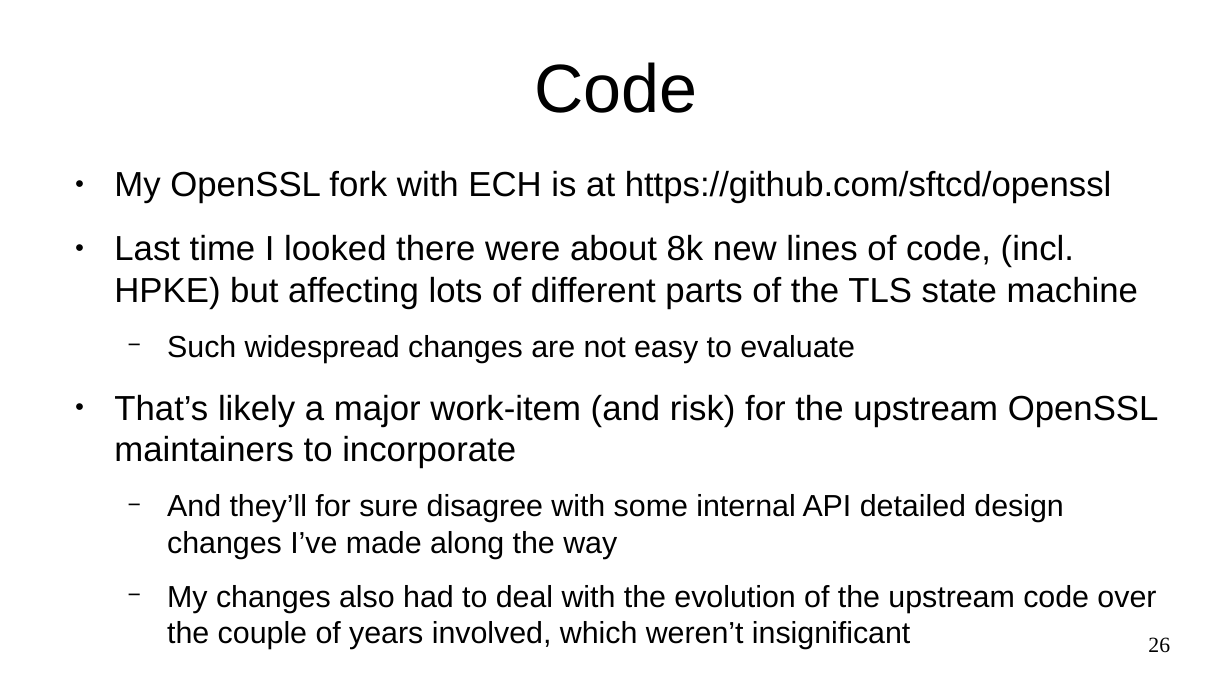
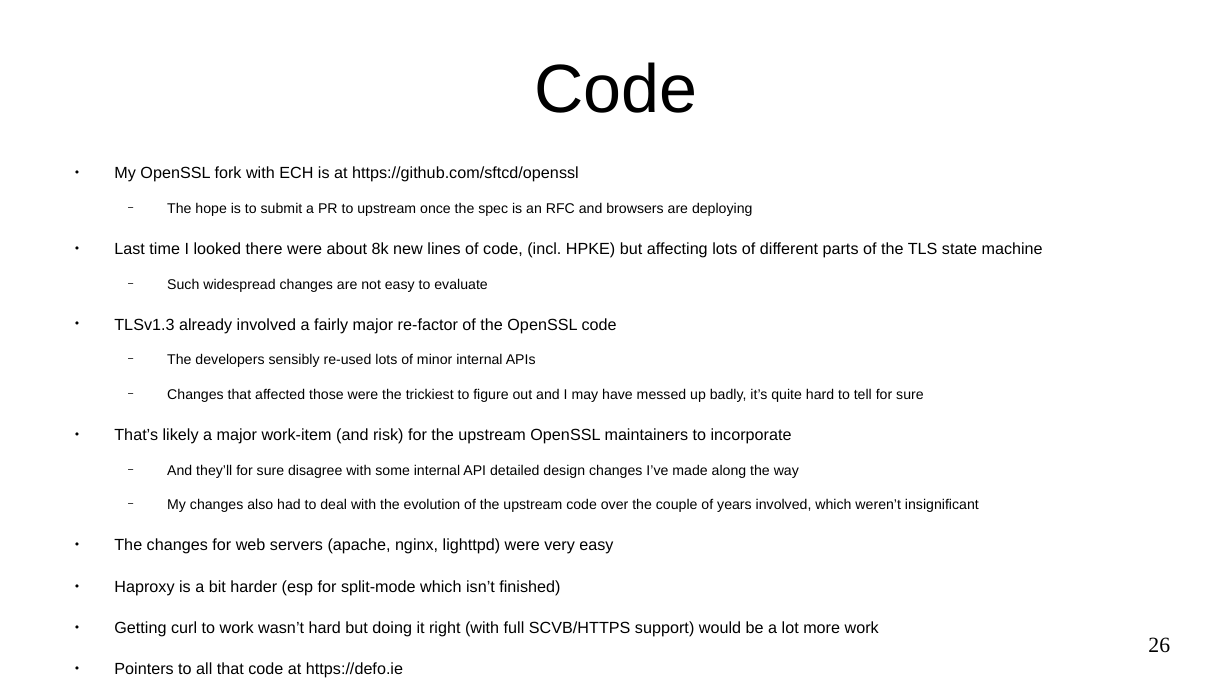
Before and after one commit to sftcd/cs7053, a slide deck: slide 26 of 2022lectures/10-ech.odp. Drawn at 1232x693 pixels with LibreOffice and Linux fonts; fonts in the diff are those of the drawing. Boxes give left, top, right and bottom in pixels: in the first picture for what was removed or moved away, otherwise in the second. Text is boxed around its words. In the diff, an @@ line names an element or a change of style, - is before the commit and + after.

```diff
--- a/2022lectures/10-ech.odp
+++ b/2022lectures/10-ech.odp
@@ text at bbox=[114, 166, 1043, 678]: paragraph added @@
+  − The hope is to submit a PR to upstream once the spec is an RFC and browsers are deploying
@@ text at bbox=[114, 166, 1043, 512]: size 22.4 to 10.4 pt in "My OpenSSL fork with ECH is at ...", "Last time I looked there were about ...", "That’s likely a major work-item (and risk) ..."; size 19.6 to 9.1 pt in "Such widespread changes are not easy to ...", "And they’ll for sure disagree with some ...", "My changes also had to deal with ..." @@
@@ text at bbox=[114, 318, 923, 402]: paragraphs added @@
+● TLSv1.3 already involved a fairly major re-factor of the OpenSSL code
+  − The developers sensibly re-used lots of minor internal APIs
+  − Changes that affected those were the trickiest to figure out and I may have messed up badly, it’s quite hard to tell for sure
@@ text at bbox=[114, 538, 879, 678]: paragraphs added @@
+● The changes for web servers (apache, nginx, lighttpd) were very easy
+● Haproxy is a bit harder (esp for split-mode which isn’t finished)
+● Getting curl to work wasn’t hard but doing it right (with full SCVB/HTTPS support) would be a lot more work
+● Pointers to all that code at https://defo.ie
```
Also in this commit, not shown: 3 other slides changed, 2 other files.
